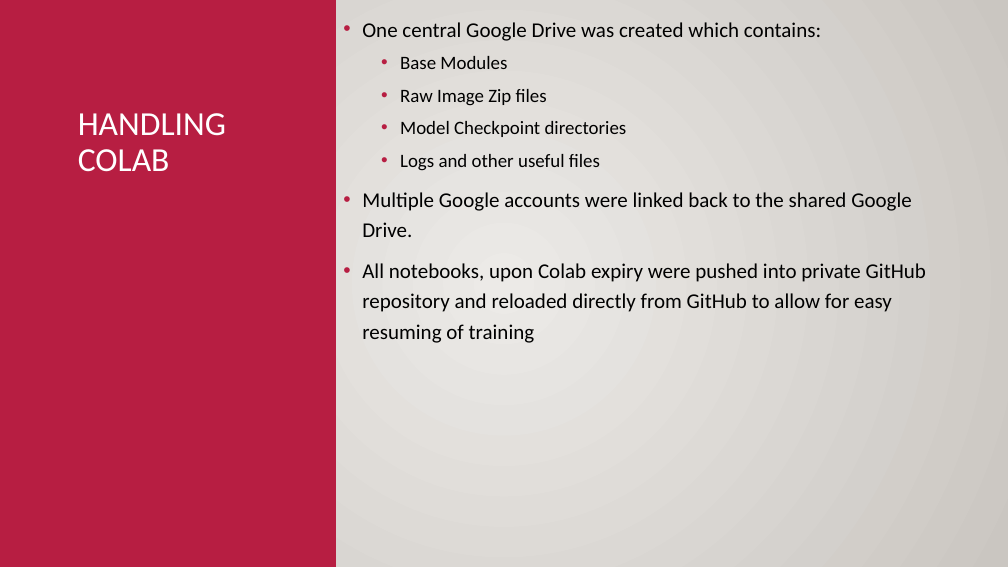
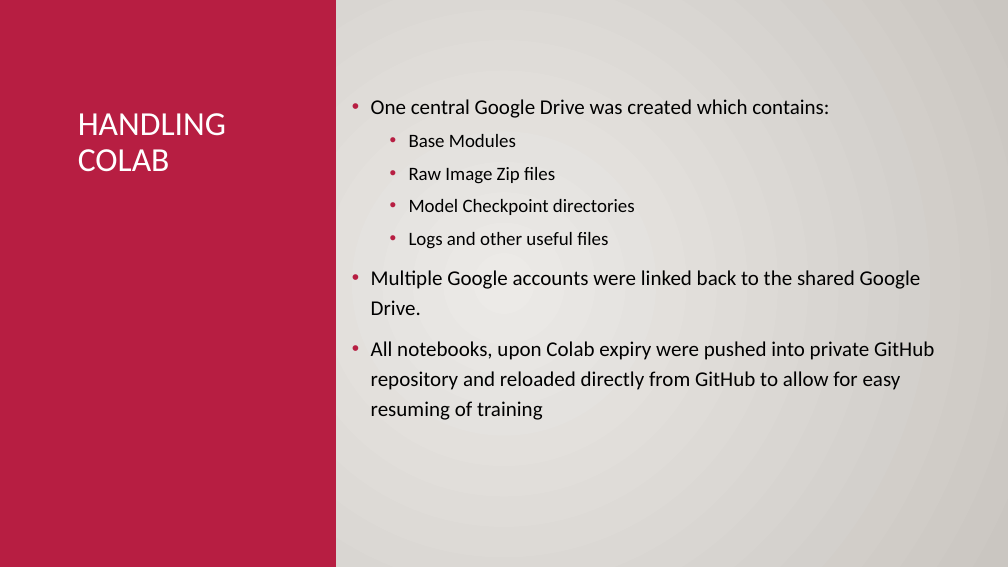
Before and after one commit to rajy4683/S15FinalSubmission, a slide deck: slide 12 of How to Train your dragon.pptx. Drawn at 1008x567 pixels with LibreOffice and Linux fonts; fonts in the diff are those of the drawing; background and template pictures are left out. Boxes give left, top, right and bottom in pixels: in the first picture for what was removed or moved away, otherwise in the second. Text is boxed around its words. In the diff, an @@ line names an element or a change of style, - is before the commit and + after.

```diff
--- a/How to Train your dragon.pptx
+++ b/How to Train your dragon.pptx
@@ text "One central Google Drive was ...": place and size @@
-text "One central Google Drive was ..." at box(362, 22, 926, 343)
+text "One central Google Drive was ..." at box(371, 99, 934, 420)
```
Also in this commit, not shown: 3 other slides changed, 1 other file.
